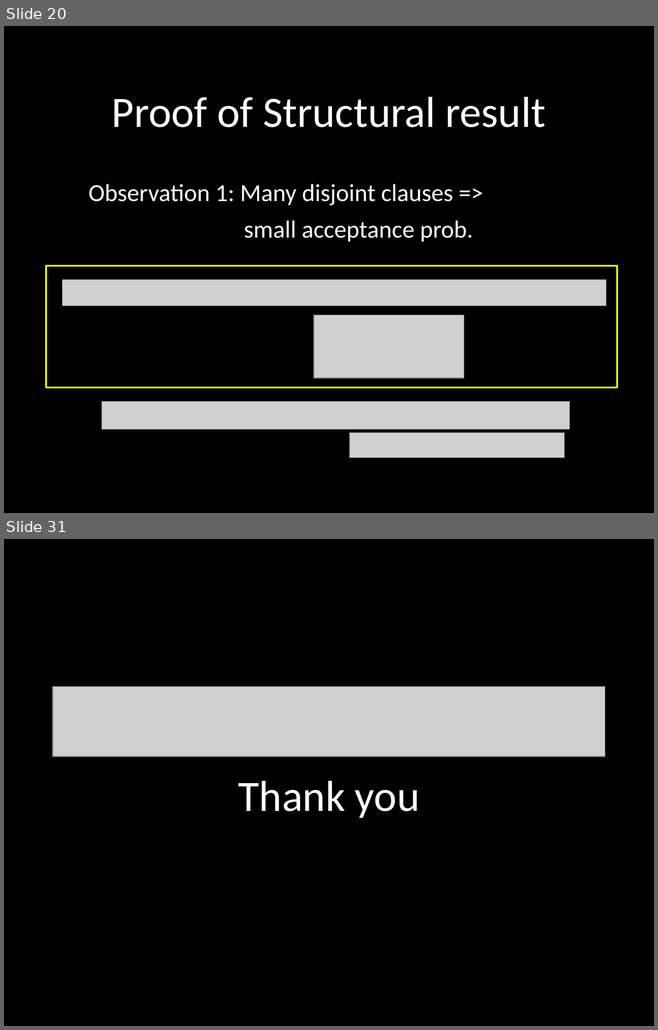
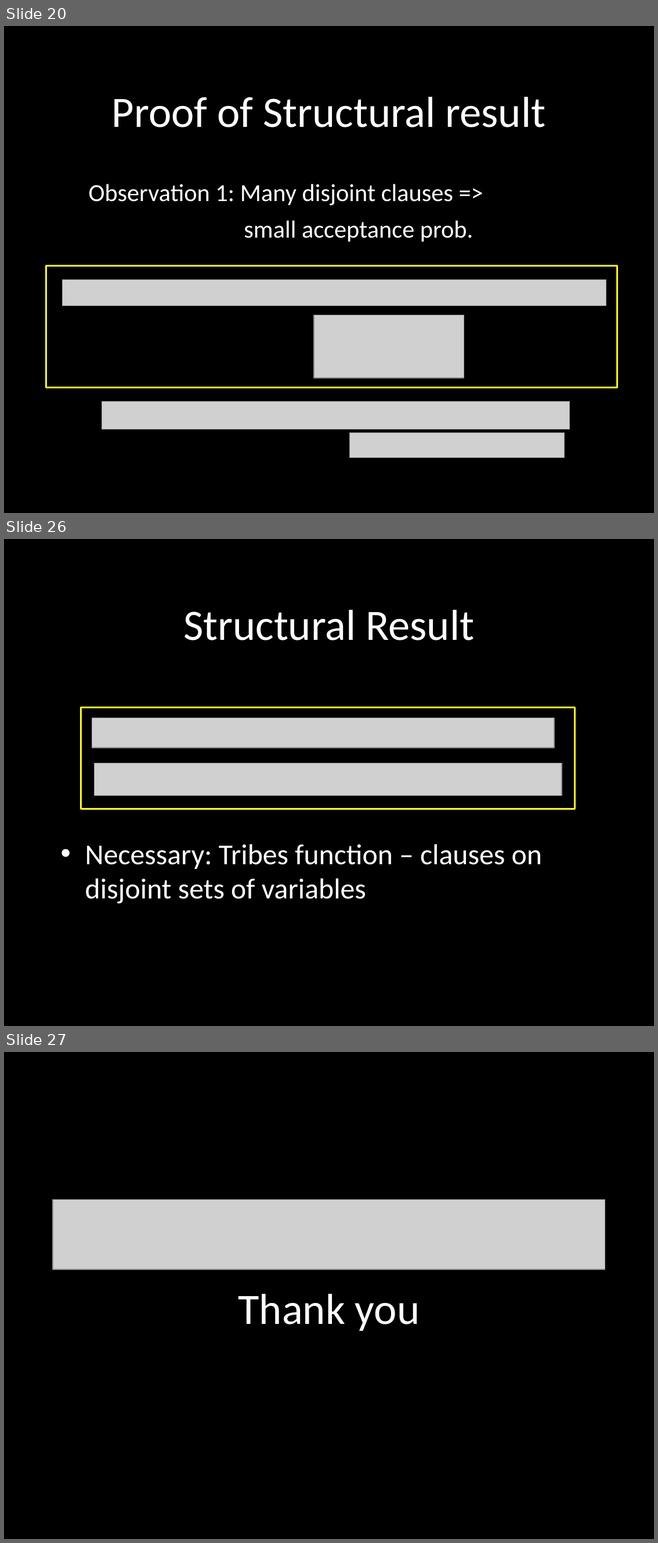
Before and after one commit to raghumeka/raghumeka.github.io, a slide deck: ccc12.ppt. Shown one above the other, each under a label of ours: slides 20 and 31 before the commit, slides 20, 26 and 27 after it; the slides between them are not shown. The pictures are 658x1030 and 658x1543 pixels, drawn with LibreOffice and Linux fonts; fonts in the diff are those of the drawing; grey boxes stand for pictures. Boxes give left, top, right and bottom in pixels: in the first picture for what was removed or moved away, otherwise in the second. Text is boxed around its words. In the diff, an @@ line names an element or a change of style, - is before the commit and + after.

```diff
--- a/ccc12.ppt
+++ b/ccc12.ppt
@@ slide 26 added at (4,539,654,1026), background #000000 @@
@@ title added at (183,610,474,641), 48 pt, text #FFFFFF @@
+Structural Result
@@ rectangle added at (81,707,574,809), outline #FFFF00 2.01 pt @@
@@ picture added at (92,718,554,748) @@
@@ picture added at (94,763,561,795) @@
@@ text added at (85,844,542,904), 32 pt, text #FFFFFF @@
+• Necessary: Tribes function – clauses on disjoint sets of variables
@@ what was slide 31 is now slide 27 @@
```
Also in this commit, not shown: 11 slides changed, 5 slides removed.
